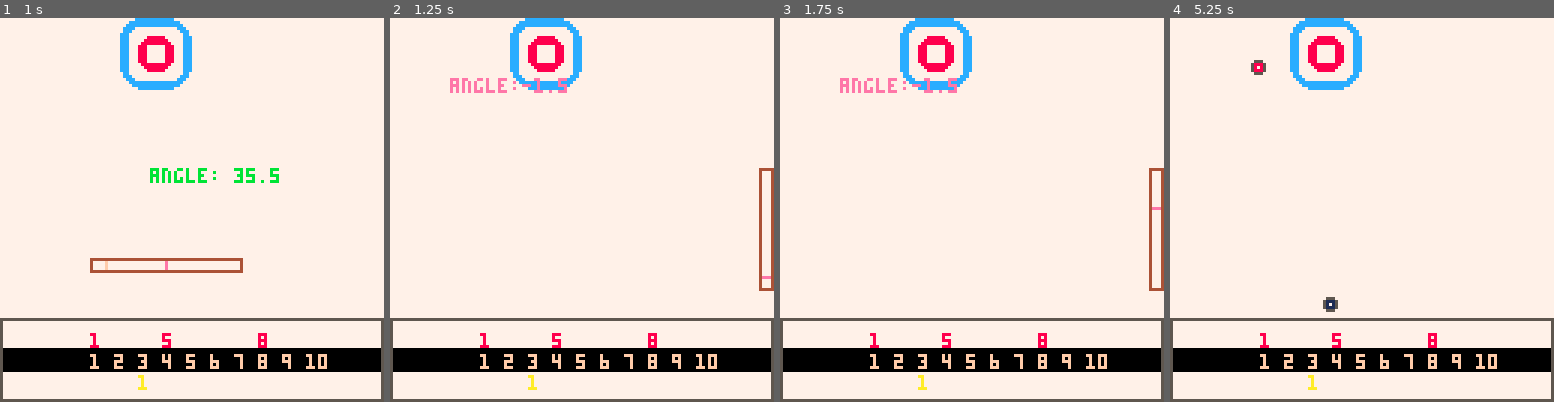
Above: before the commit, frames 1-4 (left to right).
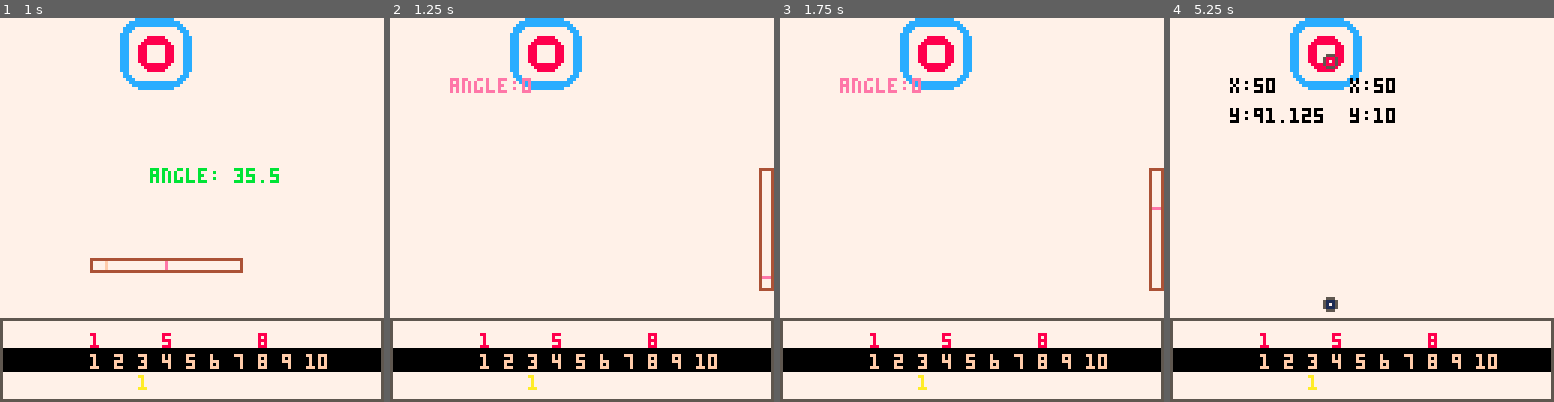
Above: after the commit, the same moments.

Repository: frankolszewski/pico8-curling
Game: PICO-8 cartridge curling.p8
Same seed, same stepped clock (60 frames per second), same inputs: the game is played once before the commit and once after it.
Inputs:
- Up to frame 1 (1 s): tap X (X key) at 0.33 s
- Up to frame 2 (1.25 s): tap X (X key) at 1.07 s
- Up to frame 3 (1.75 s): no input
- Up to frame 4 (5.25 s): tap X (X key) every 1.12 s from 1.85 to 5.2 s

Frame 1 is identical in both runs. In frame 2, 0.2% of the frame differs, in the area x 34-47%, y 15-20%; in frame 3, 0.2%; in frame 4, 1.2%, in the area x 15-59%, y 9-28%.

Commit message:
Update curling.p8
Initial collision detection - not great, needs tweaking.

Diff:
--- a/curling.p8
+++ b/curling.p8
@@ -22,7 +22,8 @@
   if (show_angle_bar) then
     if (btnp(5)) then
       show_angle_bar=false
-      angle=-5*(MID_ANGLE-temp_angle)/MID_ANGLE
+      angle=0
+      -- angle=-5*(MID_ANGLE-temp_angle)/MID_ANGLE
     else
       if (temp_angle < 32) then
         incrementer=1.5
@@ -76,12 +77,12 @@
 
 
   if (active_stone) then
-    if (active_stone.speed -2 >= 0) then
+    if (active_stone.speed > 0) then
       stone.speed-=.5
       stone.x+=stone.angle
       stone.y+=-1*stone.speed
-      sfx(0,-1,20)
-      -- check_hit()
+      -- sfx(0,-1,20)
+      check_hit()
     else
       add(thrown_stones, active_stone)
       active_stone=nil
@@ -111,6 +112,20 @@
 end
 
 function check_hit()
+  if (thrown_stones[1]) then
+    local xs=8
+    local ys=8
+    local xd=abs((active_stone.x+(8/2))-(thrown_stones[1].x+(8/2)))
+    local yd=abs((active_stone.y+(8/2))-(thrown_stones[1].y+(8/2)))
+
+    print("xd: "..xd,40,40,0)
+    print("yd: "..yd,40,50,0)
+    if xd<xs and yd<ys then
+      active_stone.speed=0
+    end
+
+    return hit
+  end
 end
 
 function create_stats()
@@ -148,7 +163,16 @@
     print("angle: "..temp_angle, 50, 50, 11)
     line(temp_angle,81,temp_angle,83,15)
   end
-  draw_score()
+  if (active_stone) then
+    print("x:"..active_stone.x, 20,20,0)
+    print("y:"..active_stone.y, 20,30,0)
+  end
+
+  if (thrown_stones[1]) then
+    print("x:"..thrown_stones[1].x, 60,20,0)
+    print("y:"..thrown_stones[1].y, 60,30,0)
+  end
+    draw_score()
 end
 
 function draw_score()
